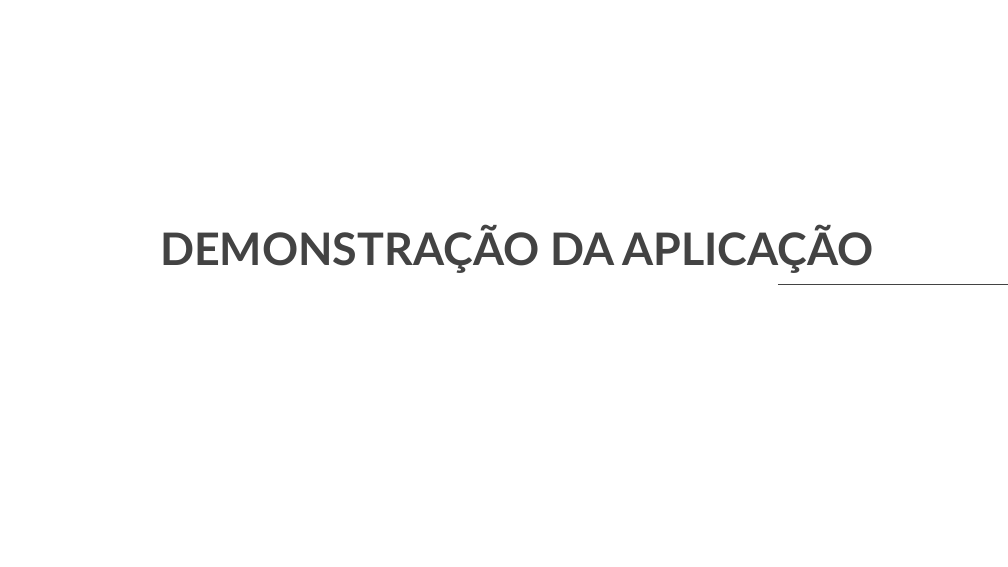
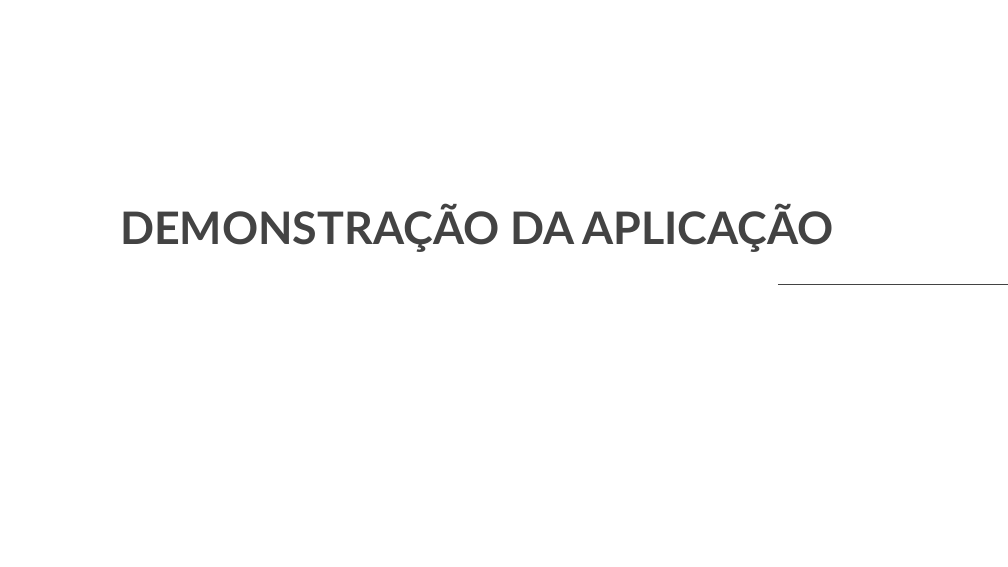
Before and after one commit to MadDinosaur/ISEP-LAPR1, a slide deck: slide 7 of TurmaDK_Grupo05_relatorio.PPT.pptx. Drawn at 1008x567 pixels with LibreOffice and Linux fonts; fonts in the diff are those of the drawing; background and template pictures are left out. Boxes give left, top, right and bottom in pixels: in the first picture for what was removed or moved away, otherwise in the second. Text is boxed around its words. In the diff, an @@ line names an element or a change of style, - is before the commit and + after.

```diff
--- a/TurmaDK_Grupo05_relatorio.PPT.pptx
+++ b/TurmaDK_Grupo05_relatorio.PPT.pptx
@@ title "DEMONSTRAÇÃO DA APLICAÇÃO" moved from (x1=160, y1=226, x2=874, y2=273) to (x1=120, y1=206, x2=834, y2=252) @@
```
Also in this commit, not shown: 3 other slides changed, 1 slide added, 1 slide removed.
